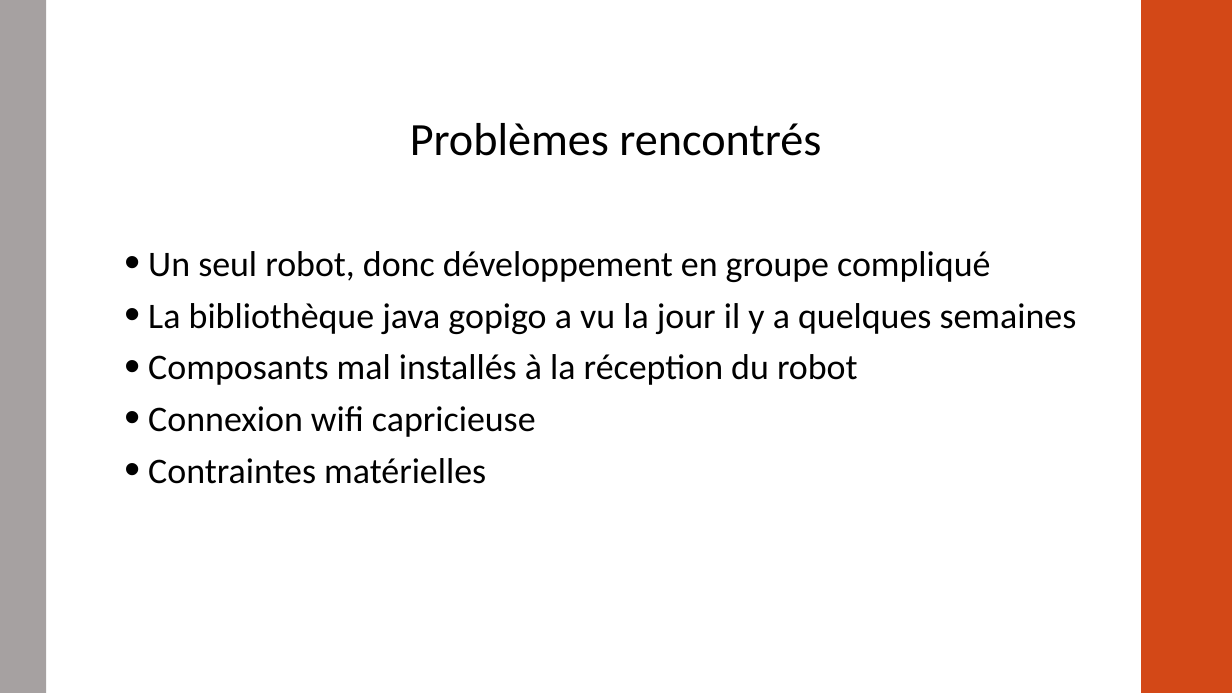
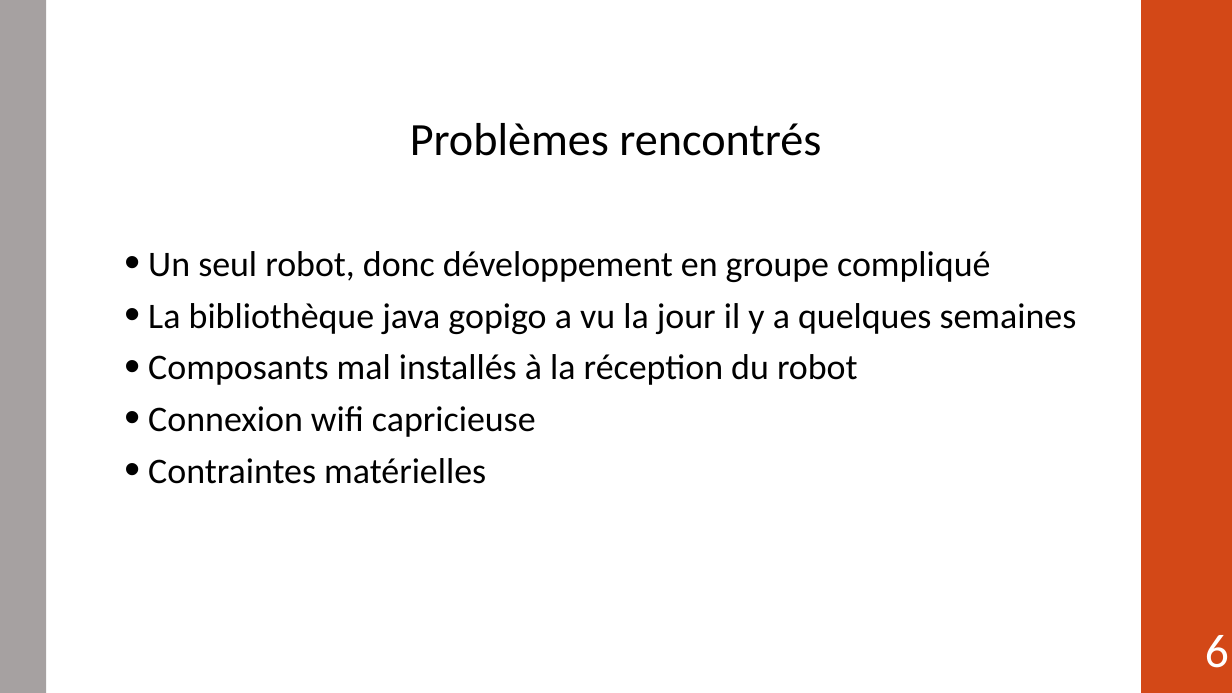
Before and after one commit to zipang29/gopiwan, a slide deck: slide 6 of Documents/diaporama_soutenance.pptx. Drawn at 1232x693 pixels with LibreOffice and Linux fonts; fonts in the diff are those of the drawing. Boxes give left, top, right and bottom in pixels: in the first picture for what was removed or moved away, otherwise in the second. Text is boxed around its words. In the diff, an @@ line names an element or a change of style, - is before the commit and + after.

```diff
--- a/Documents/diaporama_soutenance.pptx
+++ b/Documents/diaporama_soutenance.pptx
@@ page number added at bbox=[1205, 635, 1229, 668], 37 pt, text #FFFFFF @@
+6
```
Also in this commit, not shown: 7 other slides changed.
